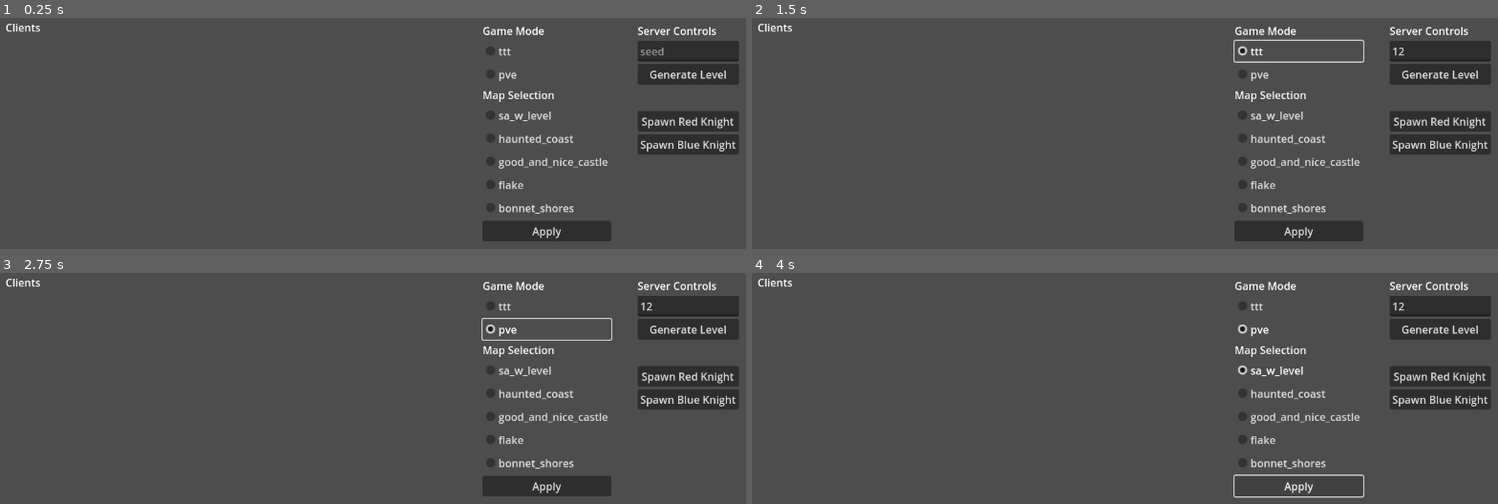
Above: before the commit, frames 1-4 (two rows, left to right).
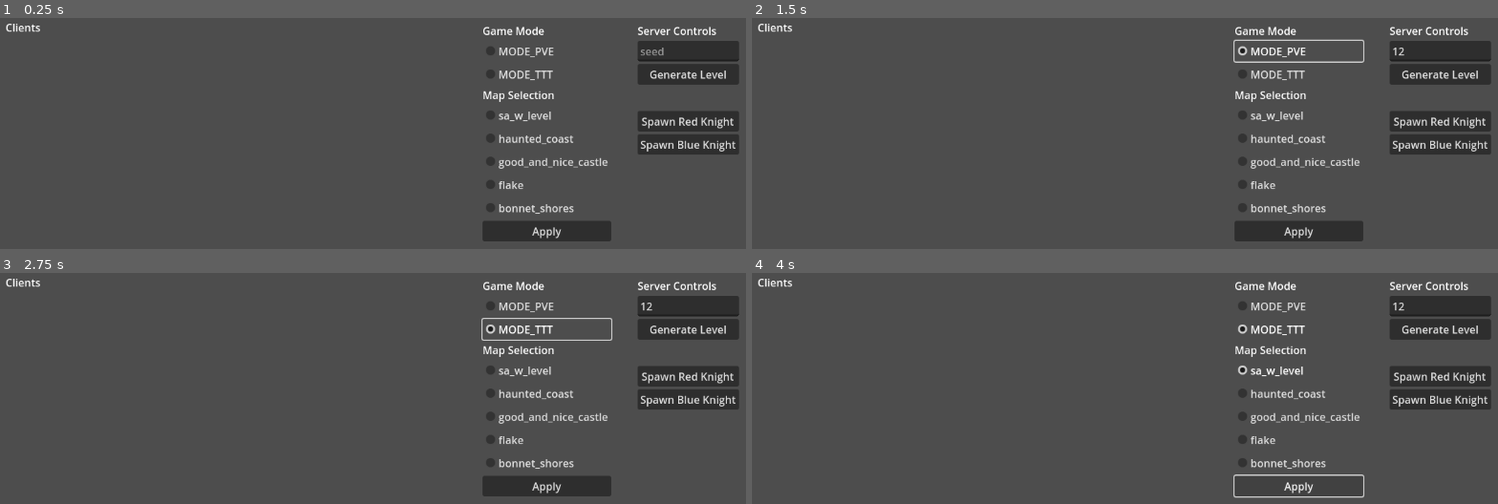
Above: after the commit, the same moments.

Repository: Travh98/SaW_Server
Game: Godot game, scene res://components/start.tscn
Two runs of this game, one before a commit and one after it. Both use one fixed random seed, a clock stepped at 60 frames per second and the inputs below.
Inputs (mouse positions are in pixels of both pictures, inside the frame that each line leads up to):
- Up to frame 1 (0.25 s): no input
- Up to frame 2 (1.5 s): click (1438, 50) at 0.52 s; type "12" at 0.6 s; click (1296, 50) at 1.25 s, where only the run before the commit has a clickable "ttt"
- Up to frame 3 (2.75 s): click (544, 328) at 2 s, where only the run before the commit has a clickable "pve"
- Up to frame 4 (4 s): click "sa_w_level" at 2.75 s; click "Apply" at 3.5 s

The runs differ from the first frame. In frame 1, 0.3% of the frame differs, in the area x 66-75%, y 12-28%; in frame 2, 0.3%; in frame 3, 0.3%; in frame 4, 0.3%.

Commit message:
Finished server refactor

Diff:
--- /dev/null
+++ b/components/map_mgr.gd
@@ -0,0 +1,12 @@
+class_name MapMgr
+extends Node
+
+## Manages the map
+
+var map_name: String = "sa_w_level"
+
+
+func server_changed_map(new_map: String):
+	if new_map != map_name:
+		map_name = new_map
+		Server.map_changed.rpc(map_name)
--- a/components/server.gd
+++ b/components/server.gd
@@ -1,29 +1,19 @@
 extends Node
 
-## Server interface
+## Server interface. Connects serverside managers and holds the RPC functions
 ## Inspired by tutorial: https://www.youtube.com/watch?v=lnFN6YabFKg&list=PLZ-54sd-DMAKU8Neo5KsVmq8KtoDkfi4s
 
 signal player_name_changed(peer_id: int, new_name: String)
 signal ping_reported(peer_id: int, ping: float)
-signal game_mode_changed(mode: ServerMode)
-
-enum ServerMode {
-	MODE_PVE,
-	MODE_TTT,
-}
 
 @onready var enet_server_starter: EnetServer = $EnetServerStarter
 @onready var client_mgr: ClientMgr = $ClientMgr
+@onready var state_mgr: StateMgr = $StateMgr
+@onready var map_mgr: MapMgr = $MapMgr
 @onready var level_generator: LevelGenerator = $LevelGenerator
 @onready var server_controls: ServerControls = $ServerGui/ServerControls
 @onready var player_list: PlayerList = $ServerGui/PlayerList
 @onready var npc_mgr: NpcMgr = $NpcMgr
-
-
-var tile_array_serialized: String
-var mode_name: String = "pve"
-var map_name: String = "sa_w_level"
-var server_mode: ServerMode = ServerMode.MODE_PVE
 
 
 func _ready():
@@ -41,30 +31,6 @@
 	server_controls.start_level_gen.connect(level_generator.start_generation)
 	server_controls.spawn_red_knight.connect(npc_mgr.spawn_red_knight)
 	server_controls.spawn_blue_knight.connect(npc_mgr.spawn_blue_knight)
-
-
-func server_changed_mode(new_mode: String):
-	if new_mode != mode_name:
-		mode_name = new_mode
-		on_game_mode_changed(mode_name)
-		mode_changed.rpc(mode_name)
-
-
-func server_changed_map(new_map: String):
-	if new_map != map_name:
-		map_name = new_map
-		map_changed.rpc(map_name)
-
-
-func on_game_mode_changed(mode_str: String):
-	match mode_str:
-		"pve":
-			server_mode = ServerMode.MODE_PVE
-		"ttt":
-			server_mode = ServerMode.MODE_TTT
-		_:
-			push_warning("Unknown game mode: ", mode_str)
-	game_mode_changed.emit(server_mode)
 
 
 @rpc("call_remote", "reliable")
@@ -99,7 +65,6 @@
 
 @rpc("any_peer", "reliable")
 func peer_name_changed(peer_id: int, new_name: String):
-	print("Client ", peer_id, " changed name to: ", new_name)
 	player_name_changed.emit(peer_id, new_name)
 	pass
 
@@ -132,10 +97,10 @@
 
 
 @rpc("call_remote", "reliable")
-func mode_changed(mode_name: String):
+func mode_changed(_mode_name: String):
 	pass
 
 
 @rpc("call_remote", "reliable")
-func map_changed(map_name: String):
+func map_changed(_map_name: String):
 	pass
--- a/components/server.tscn
+++ b/components/server.tscn
@@ -1,11 +1,13 @@
-[gd_scene load_steps=9 format=3 uid="uid://b2w23p15fiyns"]
+[gd_scene load_steps=11 format=3 uid="uid://b2w23p15fiyns"]
 
 [ext_resource type="Script" path="res://components/server.gd" id="1_rox3g"]
 [ext_resource type="Script" path="res://components/enet_server.gd" id="2_eib84"]
 [ext_resource type="Script" path="res://components/level_generator.gd" id="2_xvwyd"]
 [ext_resource type="Script" path="res://components/client_manager.gd" id="3_s7t45"]
+[ext_resource type="Script" path="res://components/state_mgr.gd" id="4_5ox4o"]
 [ext_resource type="Script" path="res://components/npc_mgr.gd" id="5_e7cxt"]
 [ext_resource type="PackedScene" uid="uid://bjv4mraa6bhhj" path="res://ui/server_controls.tscn" id="5_kktli"]
+[ext_resource type="Script" path="res://components/map_mgr.gd" id="5_rkmdi"]
 [ext_resource type="PackedScene" uid="uid://dnguqoae2sabp" path="res://ui/player_list.tscn" id="6_fj8dx"]
 [ext_resource type="PackedScene" uid="uid://7ef43wqxgjw8" path="res://components/game_modes/ttt_game_mode.tscn" id="7_efu82"]
 
@@ -17,6 +19,12 @@
 
 [node name="ClientMgr" type="Node" parent="."]
 script = ExtResource("3_s7t45")
+
+[node name="StateMgr" type="Node" parent="."]
+script = ExtResource("4_5ox4o")
+
+[node name="MapMgr" type="Node" parent="."]
+script = ExtResource("5_rkmdi")
 
 [node name="LevelGenerator" type="Node" parent="."]
 script = ExtResource("2_xvwyd")
--- /dev/null
+++ b/components/state_mgr.gd
@@ -0,0 +1,28 @@
+class_name StateMgr
+extends Node
+
+## Manages the state of the server
+
+signal game_mode_changed(mode: StateMgr.ServerMode)
+
+enum ServerMode {
+	MODE_PVE,
+	MODE_TTT,
+}
+
+var server_mode: ServerMode = ServerMode.MODE_PVE : set = set_server_mode
+
+
+func server_changed_mode(new_mode_str: String):
+	var new_mode: ServerMode = ServerMode.get(new_mode_str)
+	if new_mode == null:
+		push_warning("Got invalid new mode string: ", new_mode_str)
+	server_mode = new_mode
+
+
+func set_server_mode(new_mode: ServerMode):
+	if new_mode != server_mode:
+		server_mode = new_mode
+
+		game_mode_changed.emit(server_mode)
+		Server.mode_changed.rpc(ServerMode.keys()[server_mode])
--- a/ui/player_list.gd
+++ b/ui/player_list.gd
@@ -31,4 +31,5 @@
 func on_client_name_changed(peer_id: int, new_name: String):
 	for child in client_controls_list.get_children():
 		if child.name == str(peer_id):
+			print("Client ", peer_id, " changed name from ", child.player_name_label.text, " to: ", new_name, ".")
 			child.update_name(new_name)
--- a/ui/server_controls.gd
+++ b/ui/server_controls.gd
@@ -26,6 +26,7 @@
 
 	apply_button.pressed.connect(on_apply_server_settings)
 
+	populate_modes.call_deferred()
 
 
 func on_level_gen():
@@ -43,6 +44,15 @@
 	spawn_blue_knight.emit()
 
 
+func populate_modes():
+	var mode_button_group: ButtonGroup = ButtonGroup.new()
+	for m in Server.state_mgr.ServerMode.keys():
+		var mode_button: = CheckBox.new()
+		mode_button.text = m
+		mode_button.button_group = mode_button_group
+		mode_selections.add_child(mode_button)
+
+
 func on_maps_loaded(maps_str_array: Array):
 	var maps_button_group: ButtonGroup = ButtonGroup.new()
 	for m in maps_str_array:
@@ -50,7 +60,6 @@
 		map_button.text = str(m)
 		map_button.button_group = maps_button_group
 		map_selections.add_child(map_button)
-
 
 
 func on_apply_server_settings():
@@ -64,6 +73,7 @@
 		if b is CheckBox:
 			if b.button_pressed == true:
 				map_str = b.text
+
 	print("ServerUI: ", mode_str, " on map: ", map_str)
-	Server.server_changed_map(map_str)
-	Server.server_changed_mode(mode_str)
+	Server.map_mgr.server_changed_map(map_str)
+	Server.state_mgr.server_changed_mode(mode_str)
--- a/ui/server_controls.tscn
+++ b/ui/server_controls.tscn
@@ -1,9 +1,7 @@
-[gd_scene load_steps=4 format=3 uid="uid://bjv4mraa6bhhj"]
+[gd_scene load_steps=3 format=3 uid="uid://bjv4mraa6bhhj"]
 
 [ext_resource type="Script" path="res://ui/server_controls.gd" id="1_u3dyg"]
 [ext_resource type="Script" path="res://ui/server_data_loader.gd" id="2_6b243"]
-
-[sub_resource type="ButtonGroup" id="ButtonGroup_8s43b"]
 
 [node name="ServerControls" type="Control"]
 layout_mode = 3
@@ -43,16 +41,6 @@
 [node name="ModeSelections" type="VBoxContainer" parent="MarginContainer/HBoxContainer/VBoxContainer2"]
 layout_mode = 2
 alignment = 1
-
-[node name="TttModeButton" type="CheckBox" parent="MarginContainer/HBoxContainer/VBoxContainer2/ModeSelections"]
-layout_mode = 2
-button_group = SubResource("ButtonGroup_8s43b")
-text = "ttt"
-
-[node name="PveModeButton" type="CheckBox" parent="MarginContainer/HBoxContainer/VBoxContainer2/ModeSelections"]
-layout_mode = 2
-button_group = SubResource("ButtonGroup_8s43b")
-text = "pve"
 
 [node name="Label2" type="Label" parent="MarginContainer/HBoxContainer/VBoxContainer2"]
 layout_mode = 2
